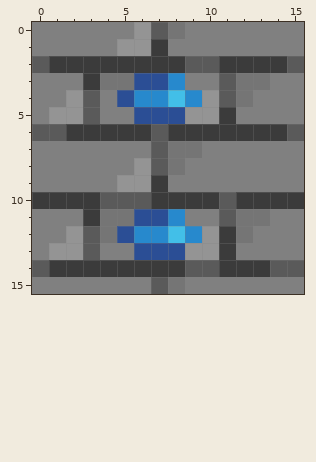
File history of a pixel-art sprite, mod_source/textures/blocks/battle_cube.png. The picture above is the old version.
The file is 16x16 pixels.
After the commit:
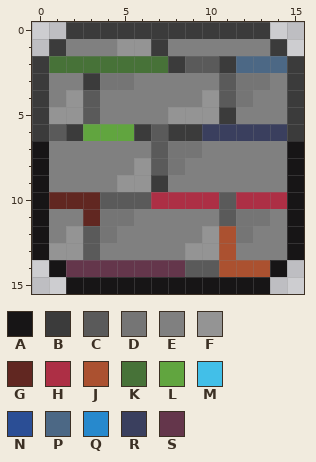
Palette (. is transparent): A #171516  B #3b3b3b  C #5a5a5a  D #757575  E #808080  F #949494  G #612721  H #ad2f45  J #ab5130  K #477238  L #61a53f  M #42bfe8  N #2b4e95  P #4c6885  Q #2789cd  R #3a3f5e  S #64364b
Diff:
The edit turns colour B into colour A in row 10 at x 0 and 15; in row 14 at x 1.
The edit turns colour C into colour A in row 14 at x 14; in row 15 at x 7.
The edit turns colour D into colour A in row 15 at x 8.
The edit turns colour E into colour A in rows 7 to 9 at x 0 and 15; in rows 11 to 13 at x 0 and 15; in row 15 at x 2 to 6 and 9 to 13.
The edit turns colour C into colour B in row 0 at x 7; in row 2 at x 0 and 15; in row 6 at x 0 and 15.
The edit turns colour D into colour B in row 0 at x 8.
The edit turns colour E into colour B in row 0 at x 2 to 5 and 9 to 13; in row 1 at x 1 and 14; in rows 3 to 5 at x 0 and 15.
The edit turns colour F into colour B in row 0 at x 6.
The edit turns colour M into colour E in row 4 at x 8; in row 12 at x 8.
The edit turns colour N into colour E in row 3 at x 6 to 7; in row 4 at x 5; in row 5 at x 6 to 7; in row 11 at x 6 to 7; in row 12 at x 5; in row 13 at x 6 to 8.
The edit turns colour Q into colour E in row 3 at x 8; in row 4 at x 6 to 7 and 9; in row 11 at x 8; in row 12 at x 6 to 7 and 9.
The edit turns colour N into colour F in row 5 at x 8.
The edit turns colour B into colour G in row 10 at x 1 to 3; in row 11 at x 3.
The edit turns colour B into colour H in row 10 at x 7 to 10 and 12 to 14.
The edit turns colour B into colour J in rows 12 to 13 at x 11; in row 14 at x 11 to 13.
The edit turns colour B into colour K in row 2 at x 1 to 7.
The edit turns colour B into colour L in row 6 at x 3 to 5.
The edit turns colour B into colour P in row 2 at x 12 to 14.
The edit turns colour B into colour R in row 6 at x 10 to 14.
The edit turns colour B into colour S in row 14 at x 2 to 8.
The edit erases colour C in row 14 at x 0 and 15.
The edit erases colour E in row 0 at x 0 to 1 and 14 to 15; in row 1 at x 0 and 15; in row 15 at x 0 to 1 and 14 to 15.
Changed places in both pictures, as pixel boxes (x1, y1, x2, y2):
changed: (32, 22, 304, 294)
